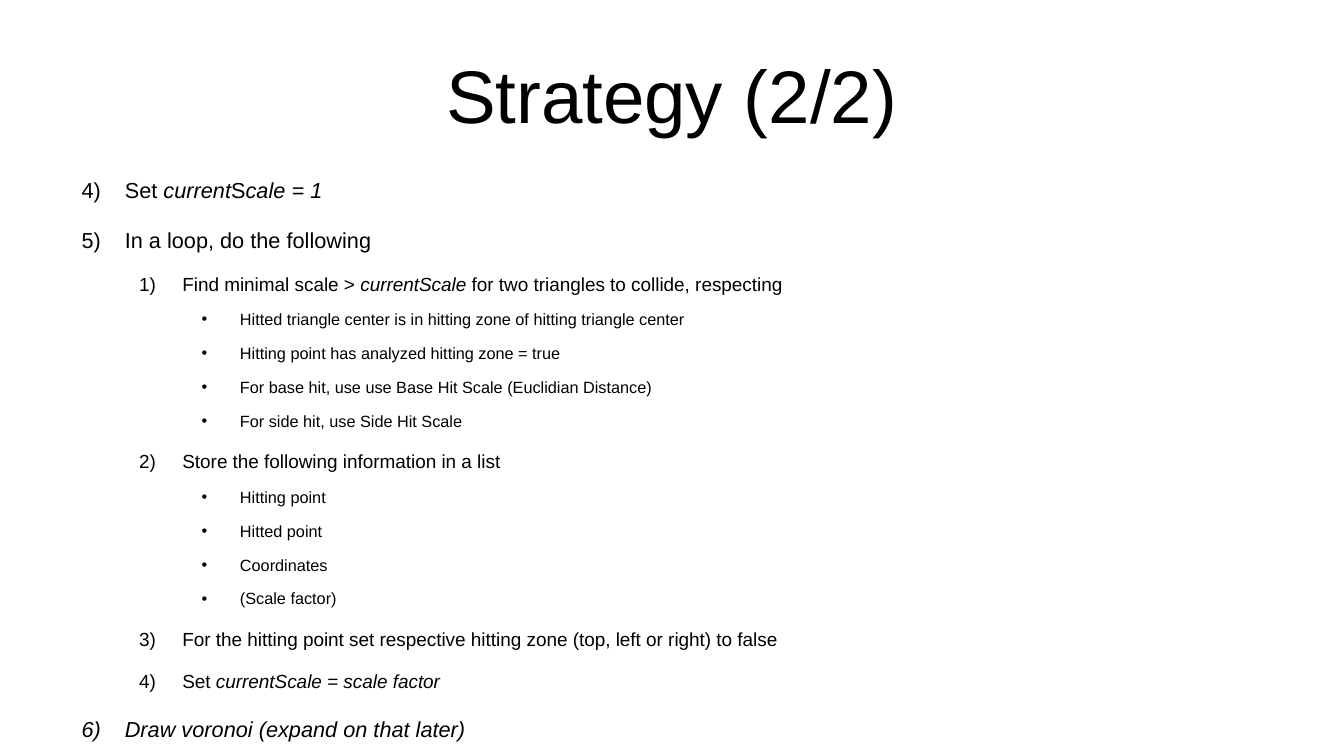
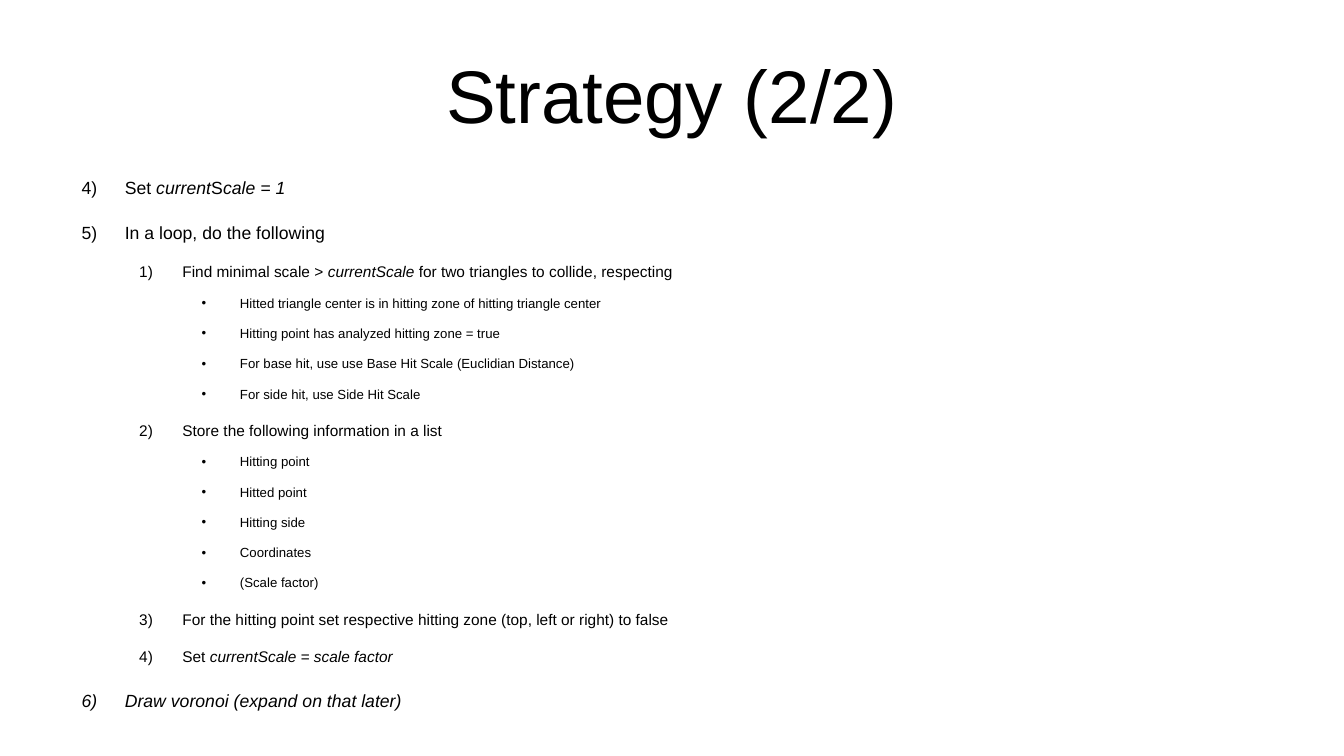
Before and after one commit to speendo/Polyhedral-Voronoi, a slide deck: slide 12 of Fundamentals/Theory.odp. Drawn at 1344x756 pixels with LibreOffice and Linux fonts; fonts in the diff are those of the drawing. Boxes give left, top, right and bottom in pixels: in the first picture for what was removed or moved away, otherwise in the second. Text is boxed around its words. In the diff, an @@ line names an element or a change of style, - is before the commit and + after.

```diff
--- a/Fundamentals/Theory.odp
+++ b/Fundamentals/Theory.odp
@@ text at bbox=[125, 181, 672, 711]: size 12.8 to 10.4 pt in "Set currentScale = 1", "In a loop, do the following", "Draw voronoi (expand on that later)"; size 11.2 to 9.1 pt in "Find minimal scale > currentScale for two ...", "Store the following information in a list", "For the hitting point set respective hitting ...", "Set currentScale = scale factor"; size 9.6 to 7.8 pt in "Hitted triangle center is in hitting zone ...", "Hitting point has analyzed hitting zone = ...", "For base hit, use use Base Hit ...", "For side hit, use Side Hit Scale" and 4 more places @@
@@ text at bbox=[240, 517, 305, 530]: paragraph added @@
+    • Hitting side
```
Also in this commit, not shown: 6 other files.
